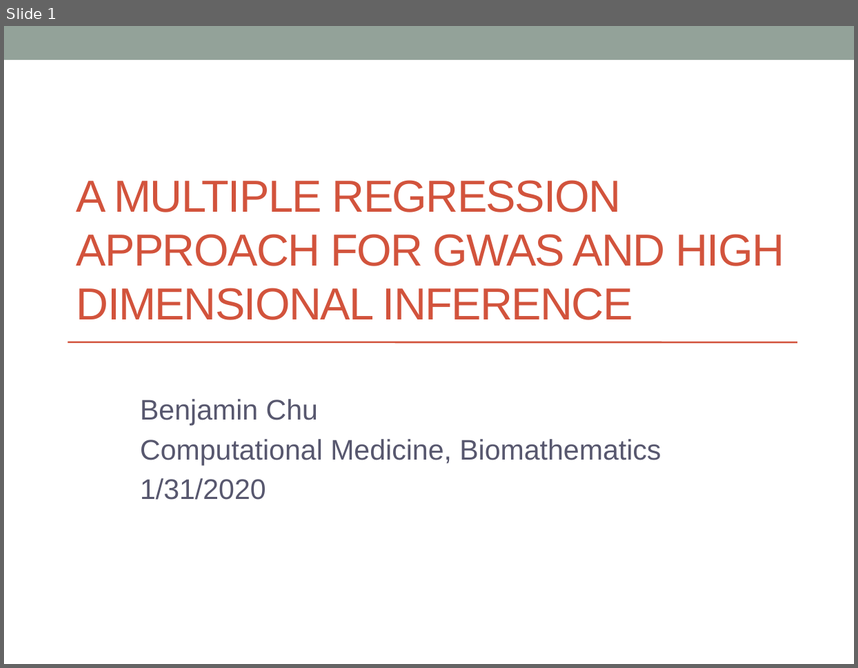
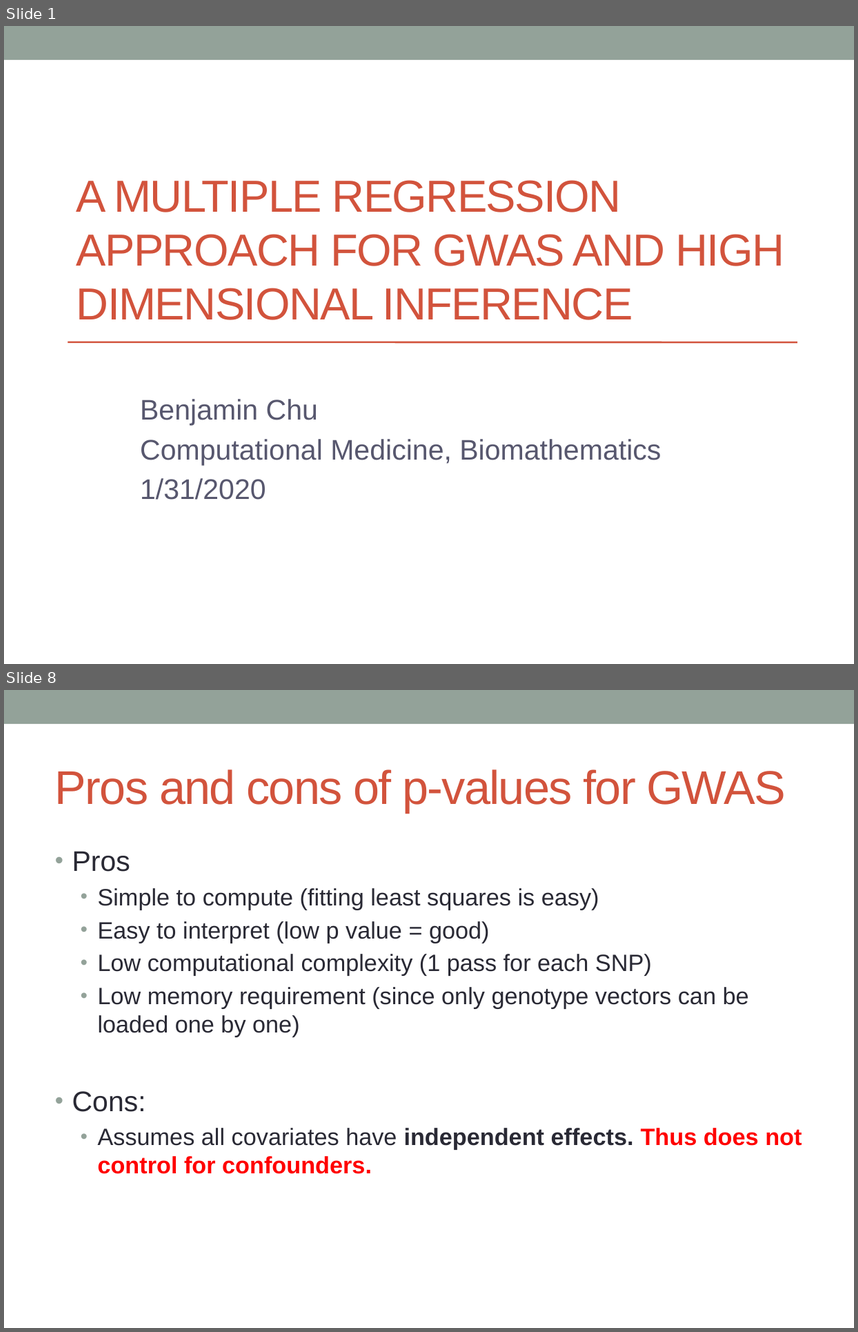
Before and after one commit to biona001/public-talks, a slide deck: QCBio luncheon 2020/Presentation1.pptx. Shown one above the other, each under a label of ours: slide 1 before the commit, slides 1 and 8 after it; the slides between them are not shown. The pictures are 858x668 and 858x1332 pixels, drawn with LibreOffice and Linux fonts; fonts in the diff are those of the drawing. Boxes give left, top, right and bottom in pixels: in the first picture for what was removed or moved away, otherwise in the second. Text is boxed around its words. In the diff, an @@ line names an element or a change of style, - is before the commit and + after.

```diff
--- a/QCBio luncheon 2020/Presentation1.pptx
+++ b/QCBio luncheon 2020/Presentation1.pptx
@@ slide 8 added at bbox=[4, 690, 854, 1328], background #FFFFFF; not listed: 1 template element that a slide beside it also shows @@
@@ title added at bbox=[55, 769, 785, 813], 40 pt, text #D2533C @@
+Pros and cons of p-values for GWAS
@@ text added at bbox=[72, 851, 802, 1174], 20 pt, text #292934 @@
+• Pros
+  • Simple to compute (fitting least squares is easy)
+  • Easy to interpret (low p value = good)
+  • Low computational complexity (1 pass for each SNP)
+  • Low memory requirement (since only genotype vectors can be loaded one by one)
+• Cons:
+  • Assumes all covariates have independent effects. Thus does not control for confounders.
```
Also in this commit, not shown: 2 slides changed, 8 other slides added, 4 other files.
